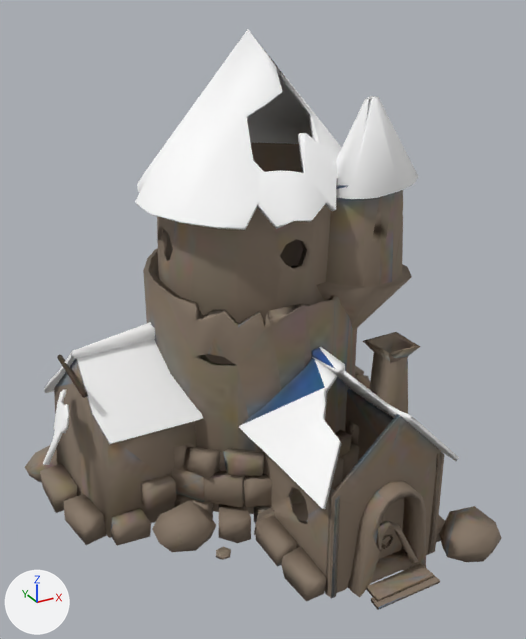
The glTF model art/game/assets/3d/castle_d2/final.glb as it was, and as the next commit left it.
Camera for both pictures: a 50 mm camera at (-2.07, -3.85, 3.19) aimed at (-0.01, -0.09, 1.32). The lights are fixed; the arrows at lower left show +X, +Y and +Z. The older version comes first. Vertices at exactly the same position are counted once.

Before the edit, the objects in view are built like this:
```python
me_castle_d2 = bpy.data.meshes.new('castle_d2')
me_castle_d2.from_pydata(...)  # 1632 vertices, 2726 faces; spans x -1.45..1.45, y -1.43..1.43, z 0.0..3.03
# faces by material slot: [399, 2327]
me_castle_d2.materials.append(mat_team)  # white #ffffff
me_castle_d2.materials.append(mat_material_0)  # picture img_image_0
ob_castle_d2 = bpy.data.objects.new('castle_d2', me_castle_d2)
ob_castle_d2.location = (0.0, 0.0, 0.0)
```
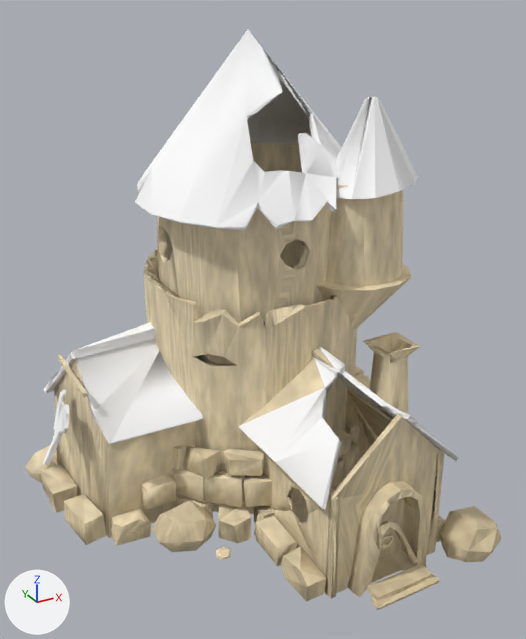
Pixel boxes (x1, y1, x2, y2) of what changed, in the pictures (526 x 639 px):
'castle_d2', recoloured, shading changed, surface changed (brown to beige)
    both: (25, 48, 502, 610)
part 2 of me_castle_d2, recoloured (brown to beige)
    both: (25, 143, 502, 610)
part 3 of me_castle_d2, surface changed (brown to beige)
    both: (25, 48, 502, 610)

Patch to the scene script:
```diff
--- a/art/game/assets/3d/castle_d2/final.glb.py
+++ b/art/game/assets/3d/castle_d2/final.glb.py
@@ img_mesh_0_stone_tex @@
+img_mesh_0_stone_tex = load_image('Mesh_0_stone_tex', '_unpacked/Mesh_0_stone_tex', 512, 512, 'sRGB')
@@ mat_mesh_0_stone @@
+mat_mesh_0_stone = principled_material('Mesh_0_stone')
+mat_mesh_0_stone.texture = img_mesh_0_stone_tex
+mat_mesh_0_stone.roughness = 1.0
@@ me_castle_d2 @@
 me_castle_d2.from_pydata(...)  # 1632 vertices, 2726 faces; spans x -1.45..1.45, y -1.43..1.43, z 0.0..3.03
 # used by ob_castle_d2; location = (0.0, 0.0, 0.0)
+# me_castle_d2 part 1: its shading normals changed
+# me_castle_d2 part 2: all 2327 faces that had it switch from mat_material_0 (picture img_image_0) to mat_mesh_0_stone (picture img_mesh_0_stone_tex)
+# me_castle_d2 part 3: texture (UV) coordinates of 2726 of 2726 faces, centred in x -1.43..1.43, y -1.42..1.42, z 0.0..2.86, changed; they spanned u 0.0..1.0, v 0.0..1.0 and now span u 0.0..1.0, v 0.0..1.0
 me_castle_d2.materials.append(mat_team)
```
